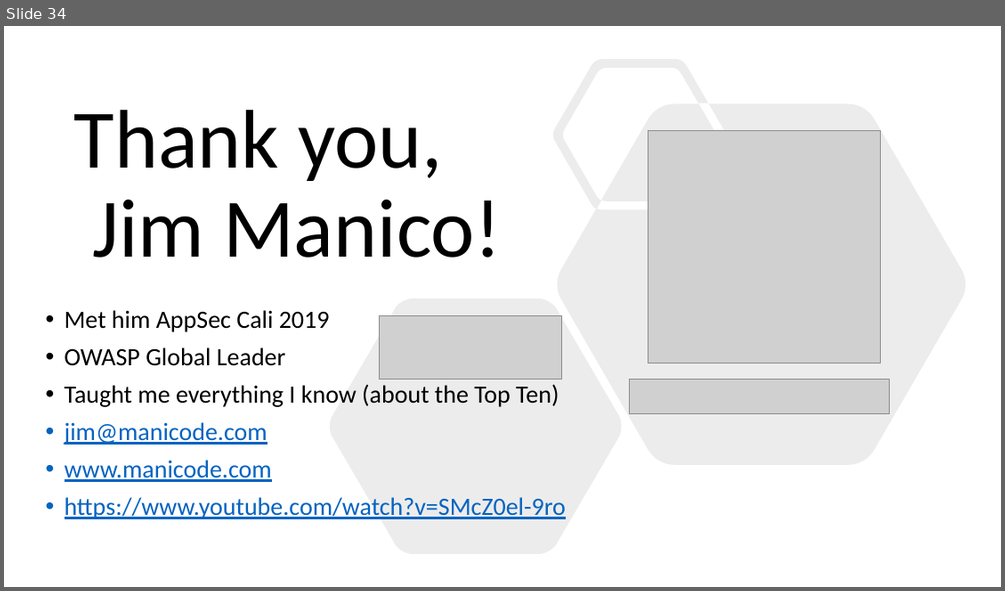
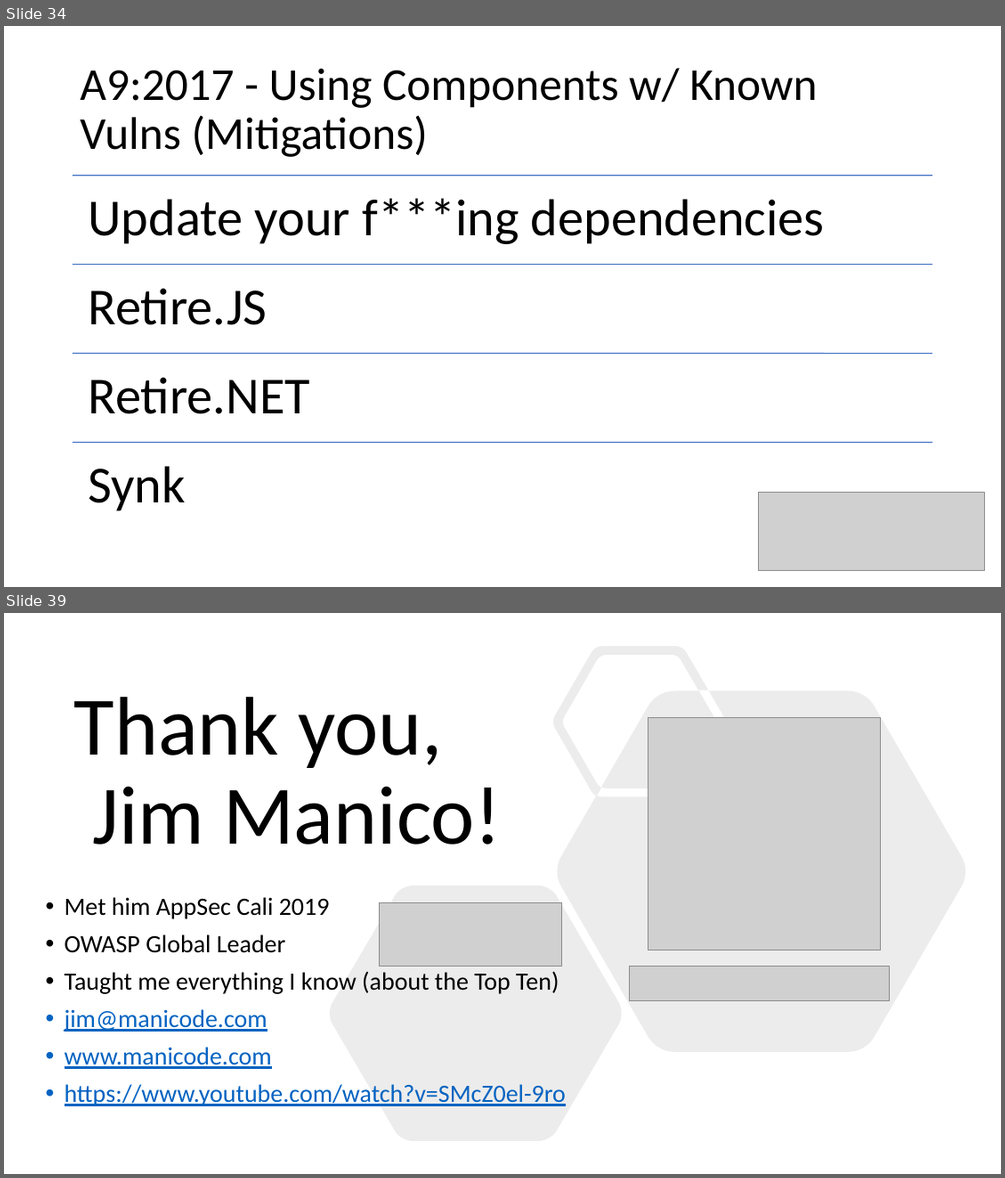
Before and after one commit to CryptoJones/OWASP-OMAHA-QTR2-MTG, a slide deck: slidedeck.pptx. Shown one above the other, each under a label of ours: slide 34 before the commit, slides 34 and 39 after it; the slides between them are not shown. The pictures are 1005x591 and 1005x1178 pixels, drawn with LibreOffice and Linux fonts; fonts in the diff are those of the drawing; grey boxes stand for pictures. Boxes give left, top, right and bottom in pixels: in the first picture for what was removed or moved away, otherwise in the second. Text is boxed around its words. In the diff, an @@ line names an element or a change of style, - is before the commit and + after.

```diff
--- a/slidedeck.pptx
+++ b/slidedeck.pptx
@@ slide 34 added at <box>4,26,1001,587</box>, background #FFFFFF @@
@@ title added at <box>80,68,817,157</box>, 44 pt, text #000000 @@
+A9:2017 - Using Components w/ Known Vulns (Mitigations)
@@ group added at <box>73,176,933,511</box>: 4 lines, 4 texts @@
+Update your f***ing dependencies
+Retire.JS
+Retire.NET
+Synk
@@ picture added at <box>759,491,985,571</box> @@
@@ what was slide 34 is now slide 39 @@
```
Also in this commit, not shown: 4 slides changed, 32 other slides added, 28 slides removed, 1 other file.
